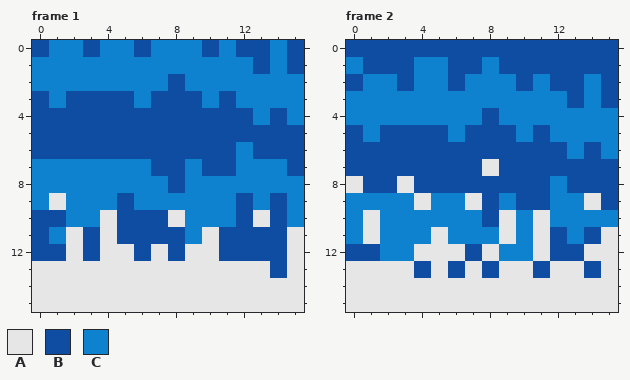
File history of a pixel-art file, Assets/Tilesets/GrassWater/waterfall_splash_tile.aseprite. Above: the version before the commit.
16x16 pixels, 6 frames. Shown: frame 1, frame 2. The commit also changed other frames, which this record leaves out.
Visible layers, top first: "Layer 2", "Layer 1".
Palette (. is transparent): A #e6e6e6  B #0f4da3  C #0e82ce
Pixels before, frame 1, first column x 0:
 0 BCCBCCBCCCBCBBCB
 1 CCCCCCCCCCCCCBCB
 2 CCCCCCCCBCCCCCCC
 3 BCBBBBCBBBCBCCCC
 4 BBBBBBBBBBBBBCBC
 5 BBBBBBBBBBBBBBBB
 6 BBBBBBBBBBBBCBBB
 7 CCCCCCCBBCBBCCCB
 8 CCCCCCCCBCCCCCCC
 9 CACCCBCCCCCCBCBC
10 BBCCABBBACCCBABC
11 BCABABBBBCABBBBA
12 BBABAABABAABBBBA
13 AAAAAAAAAAAAAABA
14 AAAAAAAAAAAAAAAA
15 AAAAAAAAAAAAAAAA
Pixels before, frame 2, first column x 0:
 0 BBBBBBBBBBBBBBBB
 1 CBBBCCBBCBBBBBBB
 2 BCCBCCBCCCBCBBCB
 3 CCCCCCCCCCCCCBCB
 4 CCCCCCCCBCCCCCCC
 5 BCBBBBCBBBCBCCCC
 6 BBBBBBBBBBBBBCBC
 7 BBBBBBBBABBBBBBB
 8 ABBABBBBBBBBCBBB
 9 CCCCACCABCBBCCAB
10 CACCCCCCBACACCCC
11 CACCCACCCACABCBA
12 BBCCAAABACCABBAA
13 AAAABABABAABAABA
14 AAAAAAAAAAAAAAAA
15 AAAAAAAAAAAAAAAA
New version:
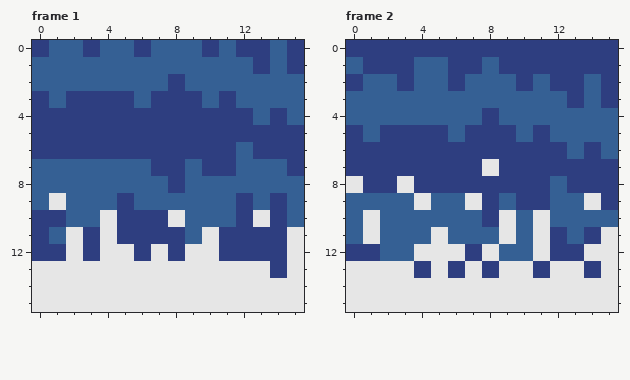
Edits made:
layer "Layer 1" now hidden
layer "Layer 1 Copy" added
colour B: #0f4da3 -> #2e3e80
colour C: #0e82ce -> #356094
Changed places in both pictures, as pixel boxes (x1, y1, x2, y2):
changed: (32, 40, 304, 278)
changed: (346, 40, 618, 278)
